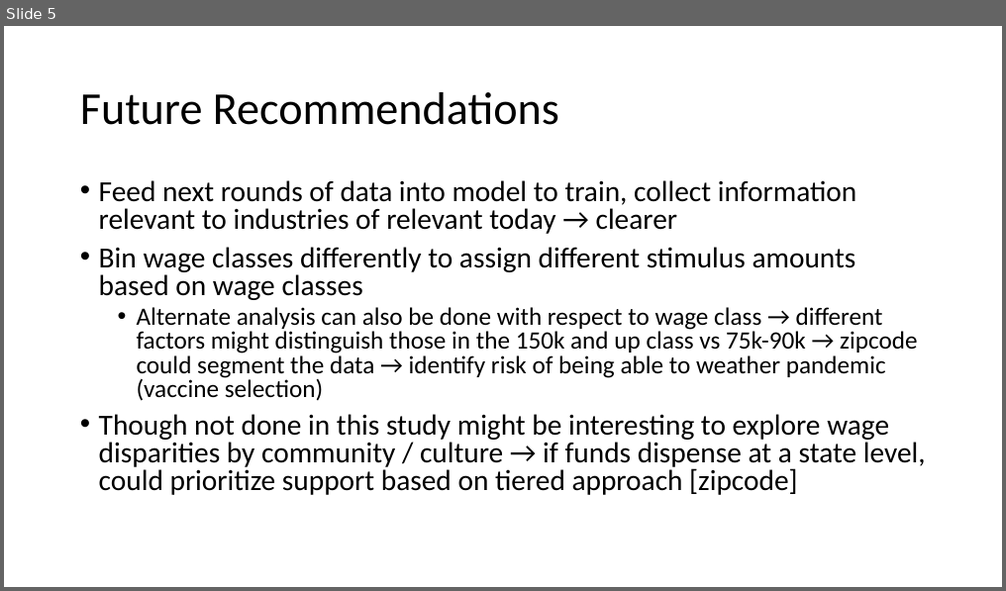
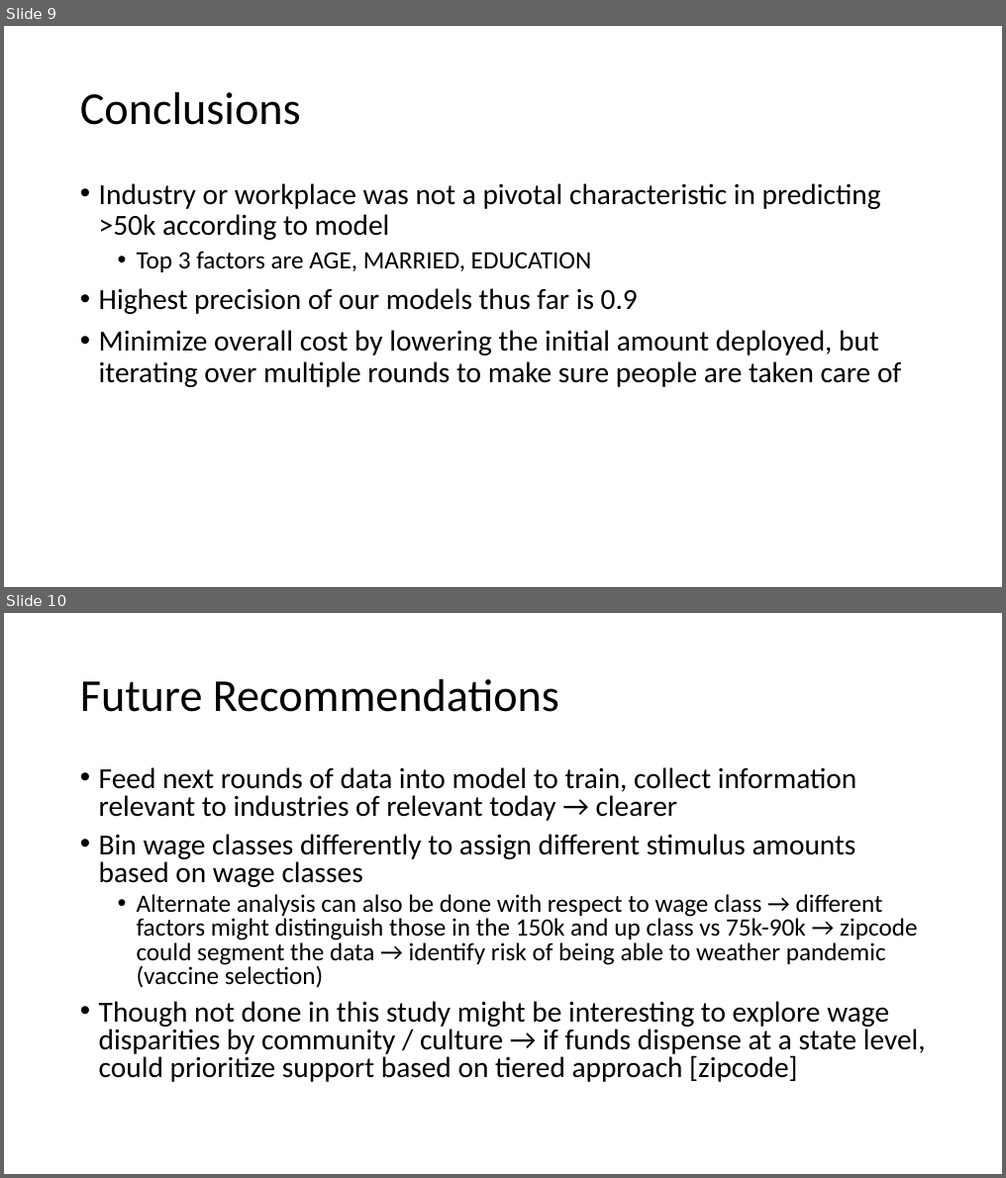
Before and after one commit to scottlou/gitStash_lab, a slide deck: MOD3/Mod3_FinalProject/Mod3Project.pptx. Shown one above the other, each under a label of ours: slide 5 before the commit, slides 9 and 10 after it. The pictures are 1006x591 and 1006x1178 pixels, drawn with LibreOffice and Linux fonts; fonts in the diff are those of the drawing. Boxes give left, top, right and bottom in pixels: in the first picture for what was removed or moved away, otherwise in the second. Text is boxed around its words. In the diff, an @@ line names an element or a change of style, - is before the commit and + after.

```diff
--- a/MOD3/Mod3_FinalProject/Mod3Project.pptx
+++ b/MOD3/Mod3_FinalProject/Mod3Project.pptx
@@ slide 9 added at [4, 26, 1002, 587], background #FFFFFF @@
@@ title added at [80, 92, 301, 125], 44 pt, text #000000 @@
+Conclusions
@@ text added at [99, 183, 901, 387], 28 pt, text #000000 @@
+• Industry or workplace was not a pivotal characteristic in predicting >50k according to model
+  • Top 3 factors are AGE, MARRIED, EDUCATION
+• Highest precision of our models thus far is 0.9
+• Minimize overall cost by lowering the initial amount deployed, but iterating over multiple rounds to make sure people are taken care of
@@ what was slide 5 is now slide 10 @@
```
Also in this commit, not shown: 3 slides changed, 7 other slides added, 1 slide removed, 38 other files.
